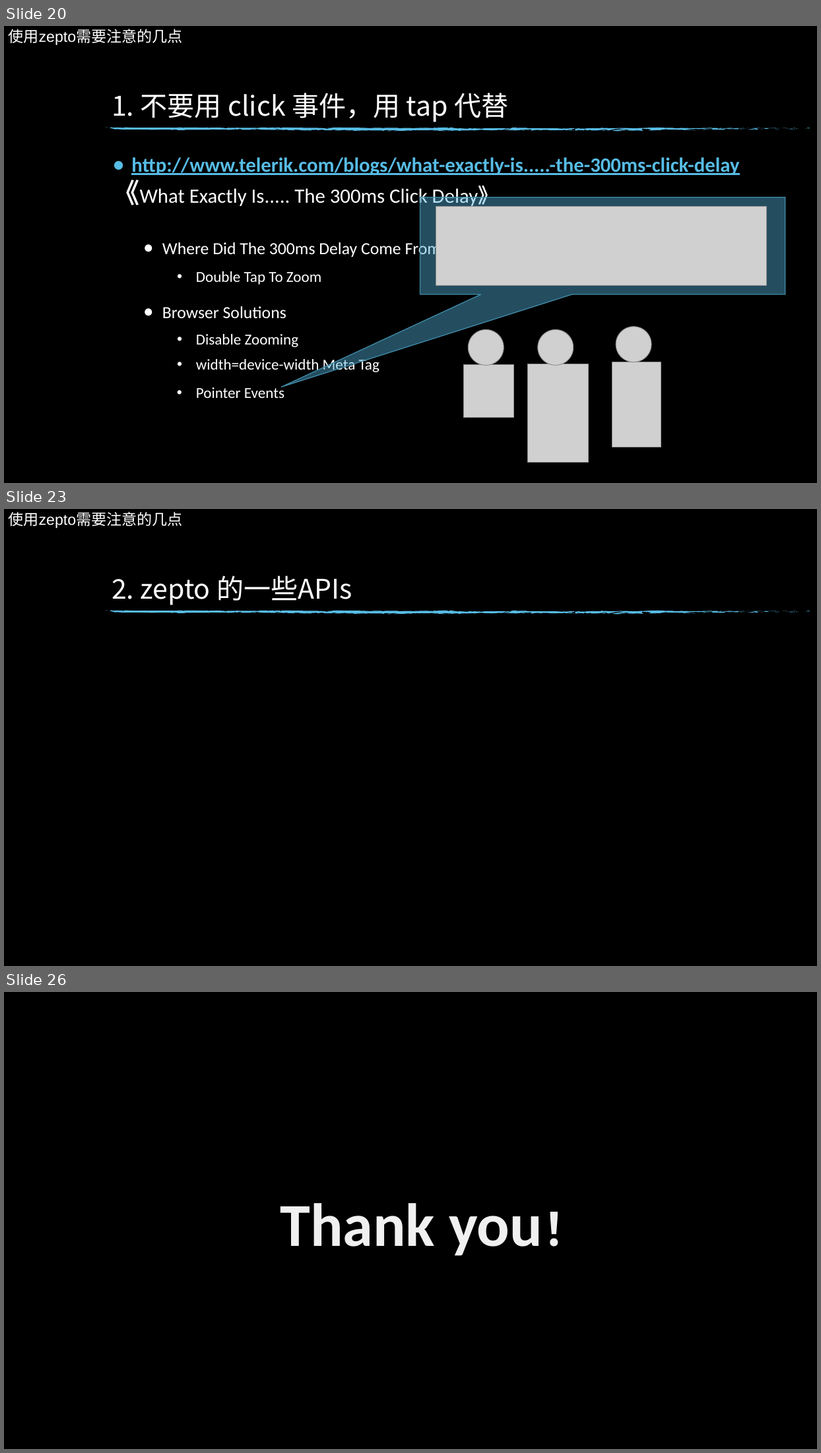
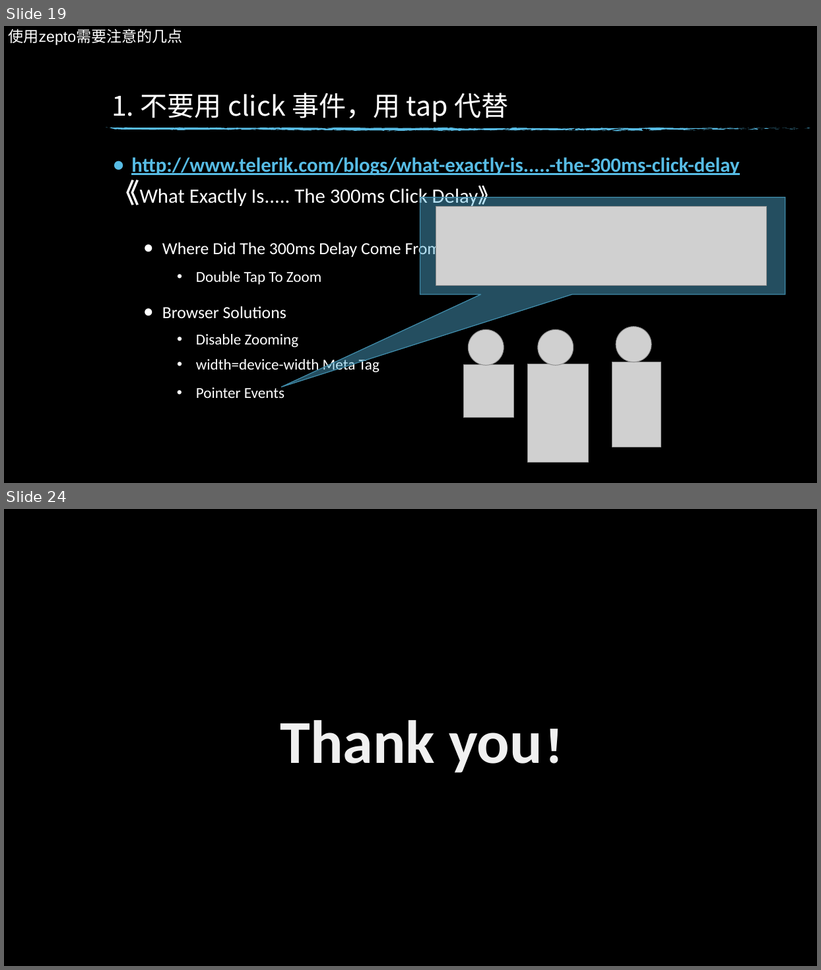
Before and after one commit to xiaotianxia/entern, a slide deck: dz-talk0904.pptx. Shown one above the other, each under a label of ours: slides 20, 23 and 26 before the commit, slides 19 and 24 after it; the slides between them are not shown. The pictures are 821x1453 and 821x970 pixels, drawn with LibreOffice and Linux fonts; fonts in the diff are those of the drawing; grey boxes stand for pictures; background and template pictures are left out. Boxes give left, top, right and bottom in pixels: in the first picture for what was removed or moved away, otherwise in the second. Text is boxed around its words. In the diff, an @@ line names an element or a change of style, - is before the commit and + after.

```diff
--- a/dz-talk0904.pptx
+++ b/dz-talk0904.pptx
@@ slide 23 removed at (4,509,817,966), background picture (left out); not listed: 74 template elements that a slide beside it also shows @@
@@ text removed at (8,512,182,528) @@
-使用zepto需要注意的几点
@@ title removed at (112,576,352,605) @@
-2. zepto 的一些APIs
@@ what was slide 20 is now slide 19 @@
@@ what was slide 26 is now slide 24 @@
```
Also in this commit, not shown: 3 slides changed, 2 slides added, 3 other slides removed.
